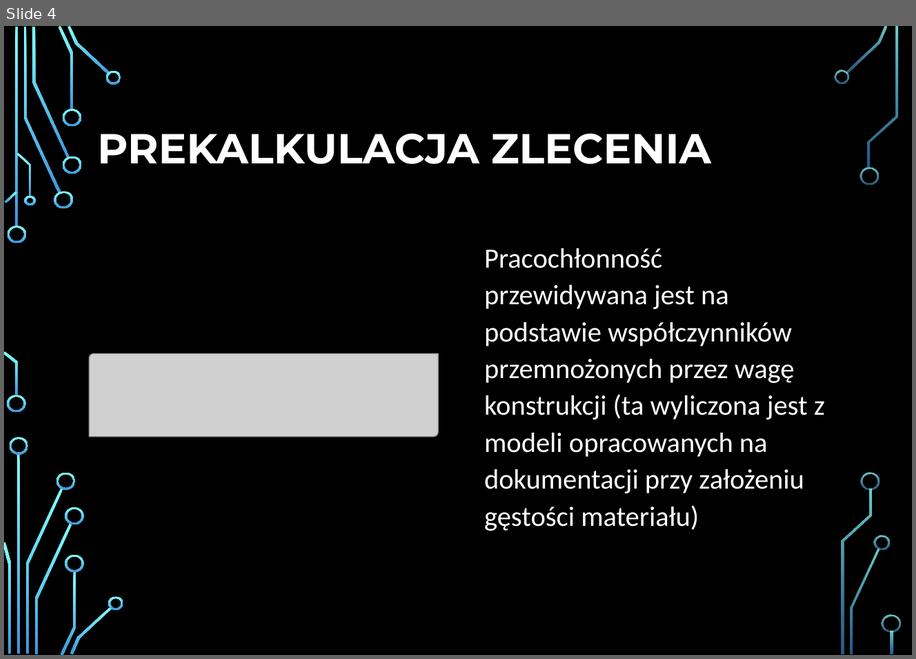
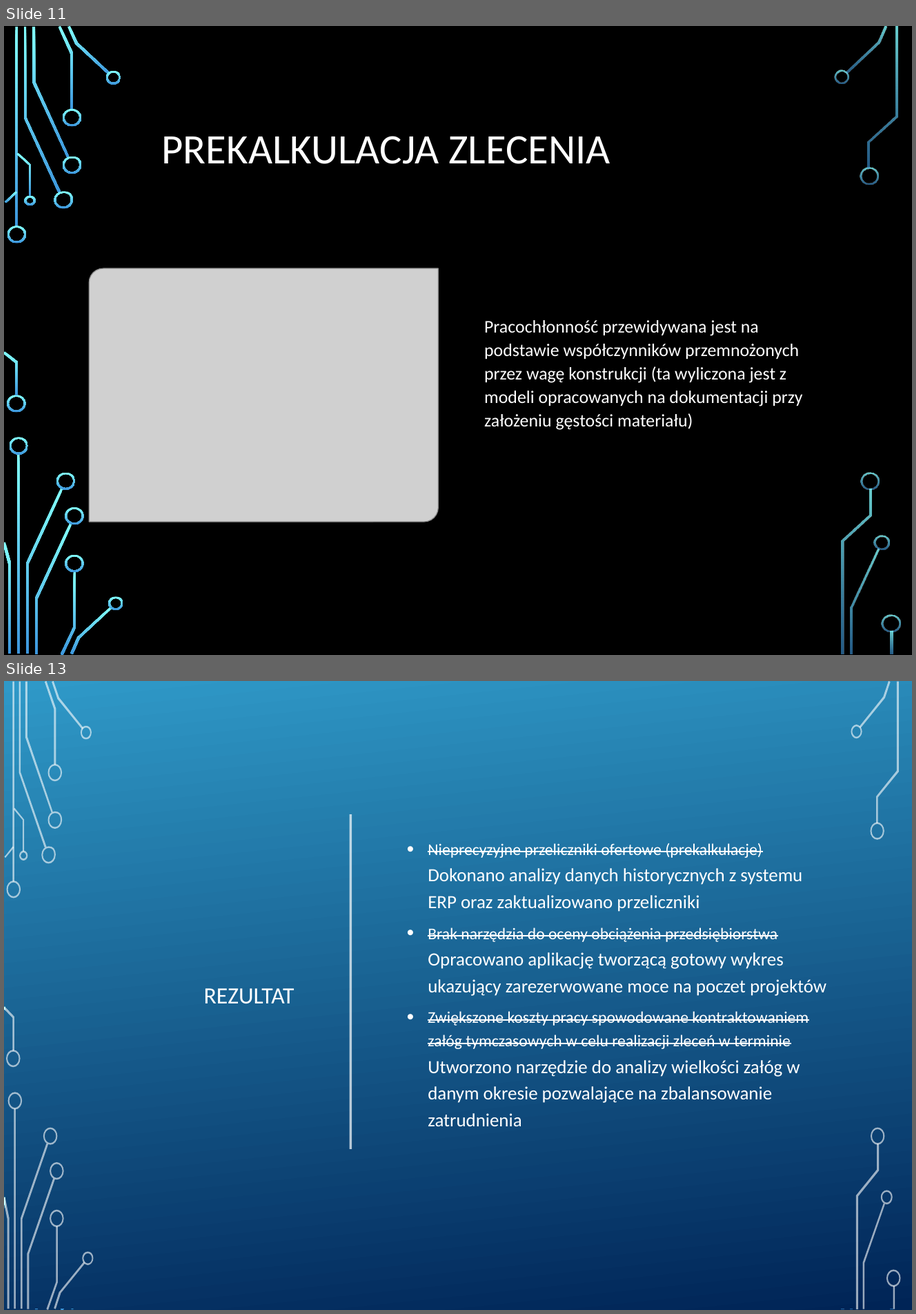
Before and after one commit to wszczawinski/DS_final_project, a slide deck: Analiza obciążenia przedsiębiorstwa produkcyjnego.pptx. Shown one above the other, each under a label of ours: slide 4 before the commit, slides 11 and 13 after it; the slides between them are not shown. The pictures are 916x659 and 916x1314 pixels, drawn with LibreOffice and Linux fonts; fonts in the diff are those of the drawing; grey boxes stand for pictures; background and template pictures are left out. Boxes give left, top, right and bottom in pixels: in the first picture for what was removed or moved away, otherwise in the second. Text is boxed around its words. In the diff, an @@ line names an element or a change of style, - is before the commit and + after.

```diff
--- a/Analiza obciążenia przedsiębiorstwa produkcyjnego.pptx
+++ b/Analiza obciążenia przedsiębiorstwa produkcyjnego.pptx
@@ slide 13 added at (4, 681, 912, 1310), background picture (left out); not listed: 36 template elements that a slide beside it also shows @@
@@ rectangle added at (5, 681, 912, 1308), fill gradient #3198C9 to #002456 @@
@@ line added from (351, 814) to (351, 1149), #FFFFFF 2 pt @@
@@ text added at (428, 843, 826, 1127), 16 pt, text #FFFFFF @@
+• Nieprecyzyjne przeliczniki ofertowe (prekalkulacje)
+  Dokonano analizy danych historycznych z systemu ERP oraz zaktualizowano przeliczniki
+• Brak narzędzia do oceny obciążenia przedsiębiorstwa
+  Opracowano aplikację tworzącą gotowy wykres ukazujący zarezerwowane moce na poczet projektów
+• Zwiększone koszty pracy spowodowane kontraktowaniem załóg tymczasowych w celu realizacji zleceń w terminie
+  Utworzono narzędzie do analizy wielkości załóg w danym okresie pozwalające na zbalansowanie zatrudnienia
@@ title added at (204, 988, 294, 1004), 20 pt, text #FFFFFF @@
+REZULTAT
@@ group added at (4, 681, 94, 1310): 24 freeform shapes, 2 rectangles @@
@@ group added at (851, 681, 901, 1309): 9 freeform shapes, 1 rectangle @@
@@ what was slide 4 is now slide 11 @@
@@ slide 11 changed as well @@
@@ title "PREKALKULACJA ZLECENIA": place and size @@
-title "PREKALKULACJA ZLECENIA" at (97, 133, 711, 164)
+title "PREKALKULACJA ZLECENIA" at (162, 136, 610, 164)
@@ title "PREKALKULACJA ZLECENIA" at (162, 136, 610, 164): font Montserrat to Calibri, bold off @@
@@ picture added at (89, 268, 438, 521) @@
@@ text "Pracochłonność przewidywana jest na podstawie ...": place and size @@
-text "Pracochłonność przewidywana jest na podstawie ..." at (484, 248, 825, 530)
+text "Pracochłonność przewidywana jest na podstawie ..." at (484, 320, 802, 430)
@@ text "Pracochłonność przewidywana jest na podstawie ..." at (484, 320, 802, 430): size 24 to 15.3 pt @@
@@ picture removed at (89, 354, 438, 437) @@
```
Also in this commit, not shown: 3 other slides changed, 8 other slides added, 1 slide removed.
